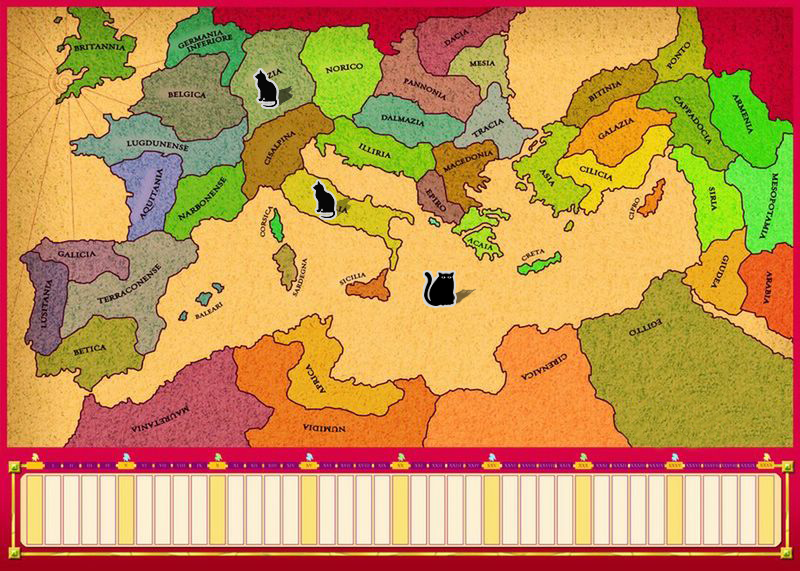
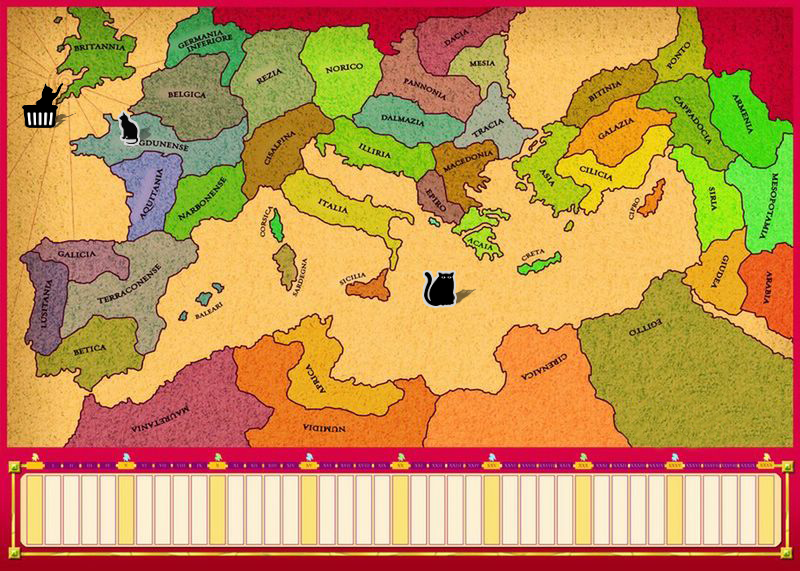
Layer changes from the first 800×571 image to the second:
added group "Group 3" with 3 layers above "Group 1 copy" over [left=22, top=83, right=76, bottom=128]
added layer "Layer 9" in group "Group 3" over [left=22, top=105, right=58, bottom=128]
added layer "Layer 8" in group "Group 3" over [left=24, top=83, right=63, bottom=123]
added layer "Layer 10" (50%) in group "Group 3" over [left=25, top=113, right=76, bottom=128]
painted on "Layer 1 copy" (in "Group 1 copy") over [left=119, top=112, right=335, bottom=218]
painted on "Layer 1" (in "Group 1 copy") over [left=125, top=126, right=353, bottom=218]
removed layer "Layer 2" over [left=253, top=68, right=295, bottom=109]
removed group "Group 1" (2nd of 2) (2 layers) over [left=255, top=70, right=295, bottom=107]
removed layer "Layer 1 copy" (3rd of 3, in "Group 1") from group "Group 1" over [left=255, top=70, right=277, bottom=107]
removed layer "Layer 1" (3rd of 3, in "Group 1") (was 37%) from group "Group 1" over [left=262, top=86, right=295, bottom=107]
